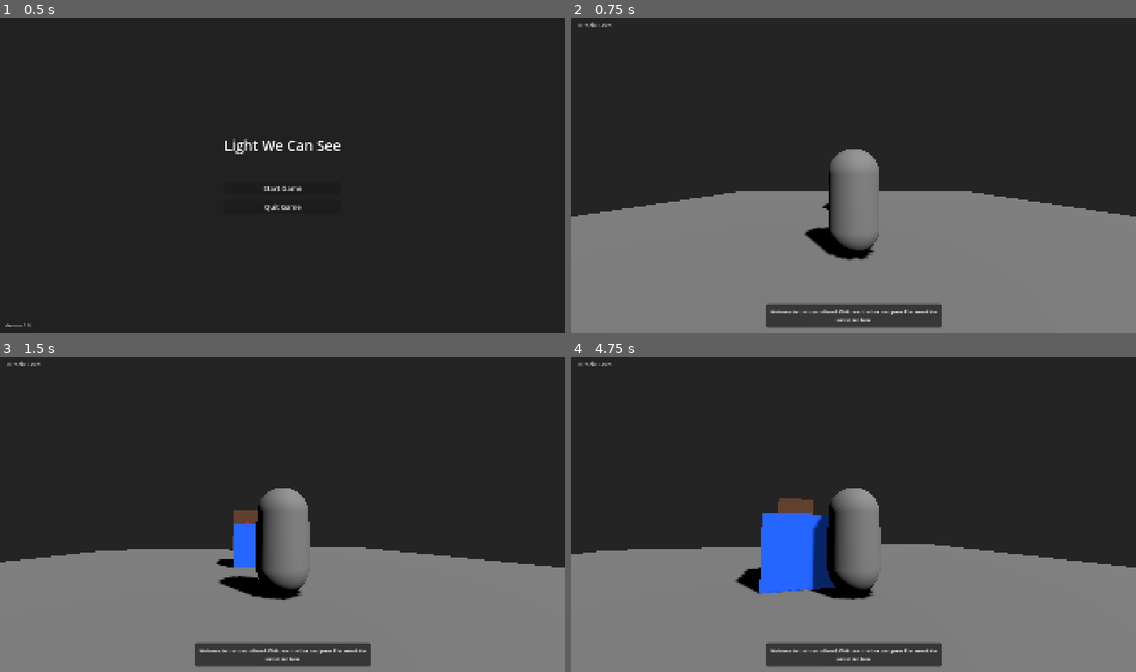
Above: before the commit, frames 1-4 (two rows, left to right).
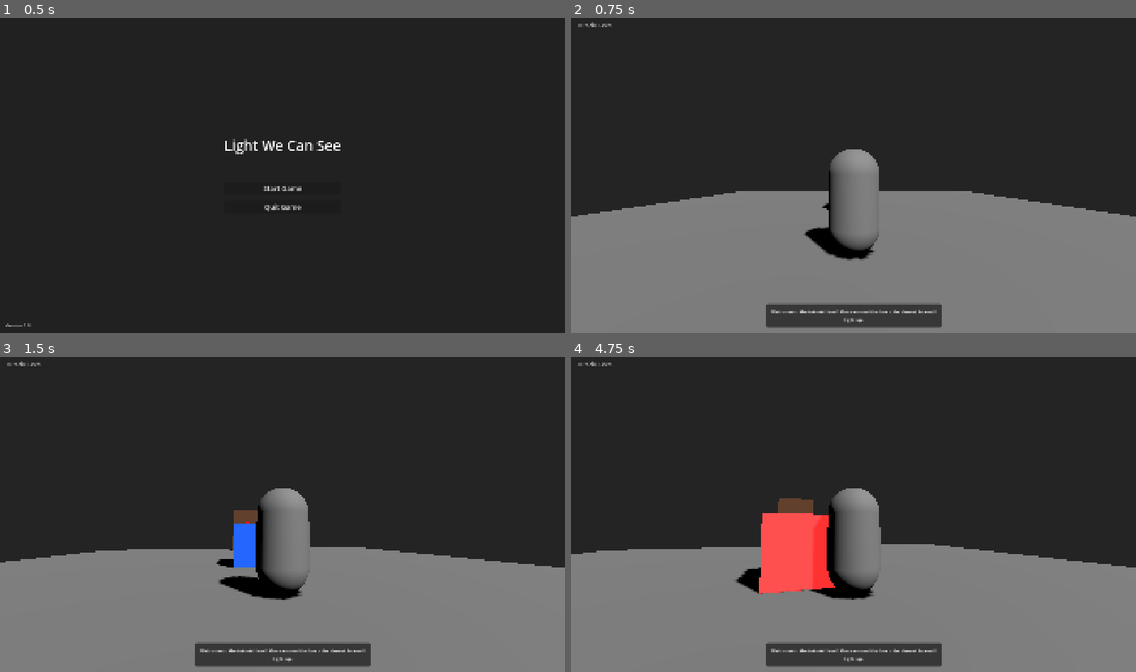
Above: after the commit, the same moments.

Repository: JacobSchantz/LightWeCanSee
Game: Godot game, scene res://scenes/main_menu.tscn
Two runs of this game, one before a commit and one after it. Both use one fixed random seed, a clock stepped at 60 frames per second and the inputs below.
Inputs (mouse positions are in pixels of both pictures, inside the frame that each line leads up to):
- Up to frame 1 (0.5 s): no input
- Up to frame 2 (0.75 s): click "Start Game" at 0.5 s
- Up to frame 3 (1.5 s): tap E (interact) at 1.25, 1.35 s; move the mouse to (310, 511) at 1.27 s; hold Up (ui_up) from 1.28 s (still down)
- Up to frame 4 (4.75 s): keep holding Up (ui_up); tap Enter (ui_accept) at 1.52, 2.27, 3.77, 4.52 s; tap E (interact) at 2, 2.1, 2.75, 2.85, 3.5, 3.6, 4.25, 4.35 s; move the mouse to (825, 514) at 2.02 s; move the mouse to (864, 508) at 2.77 s; move the mouse to (847, 517) at 3.52 s; move the mouse to (893, 517) at 4.27 s

Frame 1 is identical in both runs. In frame 2, 0.2% of the frame differs, in the area x 35-65%, y 92-97%; in frame 3, 0.2%; in frame 4, 3.1%, in the area x 33-65%, y 49-97%.

Commit message:
face detection working

Diff:
--- a/scripts/tutorial_level.gd
+++ b/scripts/tutorial_level.gd
@@ -13,28 +13,44 @@
 # Face offset
 const FACE_OFFSET = 0.76  # Offset for all faces
 
-# Simple toggle for red face
-var red_face_visible = false
+# Face interaction variables
+var current_face_visible = null
 var interaction_area = null
+var face_areas = []
+
+# Face data for raycast detection
+var faces = []
+
+# Proximity detection
+var proximity_areas = []
+var player = null
+var detection_radius = 2.0  # Detection radius for all faces
 
 func _ready():
 	super._ready()
+
+	# Add this level to the "level" group for face areas to find it
+	add_to_group("level")
 
 	# Set level properties
 	level_name = "Tutorial"
 	level_description = "Tutorial Level"
 
 	# Initialize UI
-	update_instruction("Welcome to the tutorial level! Walk near the box and press E to reveal the secret red face.")
+	update_instruction("Welcome to the tutorial level! Move around the box - the closest face will light up.")
 	update_progress("Tutorial Level")
 
-	# Make all side faces visible
-	green_face.visible = true
-	yellow_face.visible = true
-	purple_face.visible = true
+	# Initialize faces array with face nodes and their directions
+	faces = [
+		{"node": red_face, "direction": Vector3(0, 0, 1), "name": "Red Face", "world_pos": Vector3()},
+		{"node": green_face, "direction": Vector3(-1, 0, 0), "name": "Green Face", "world_pos": Vector3()},
+		{"node": yellow_face, "direction": Vector3(1, 0, 0), "name": "Yellow Face", "world_pos": Vector3()},
+		{"node": purple_face, "direction": Vector3(0, 0, -1), "name": "Purple Face", "world_pos": Vector3()}
+	]
 
-	# Initialize red face to be hidden
-	red_face.visible = false
+	# Make all faces hidden initially
+	for face_data in faces:
+		face_data.node.visible = false
 
 	# Set face positions
 	red_face.position = Vector3(0, 0, FACE_OFFSET)  # Front position
@@ -42,10 +58,51 @@
 	yellow_face.position = Vector3(FACE_OFFSET, 0, 0)  # Right position
 	purple_face.position = Vector3(0, 0, -FACE_OFFSET)  # Back position
 
-	# Create simple interaction area
-	create_interaction_area()
+	# Calculate world positions for each face
+	for i in range(faces.size()):
+		faces[i].world_pos = blue_box.global_position + faces[i].direction * FACE_OFFSET
 
-func create_interaction_area():
+	# Create interaction areas for each face
+	create_face_interaction_areas()
+
+	# Find player reference (deferred to ensure scene is ready)
+	call_deferred("find_player")
+
+func find_player():
+	# Wait a frame to ensure the player is fully initialized
+	await get_tree().process_frame
+
+	# Find the player in the scene
+	var players = get_tree().get_nodes_in_group("player")
+	if players.size() > 0:
+		player = players[0]
+
+func _process(_delta):
+	# First hide all faces
+	for face_data in faces:
+		face_data.node.visible = false
+
+	# Show the closest face if player is close enough
+	if player:
+		var closest_face_index = -1
+		var closest_distance = 999999.0
+
+		# Find the closest face
+		for i in range(faces.size()):
+			var distance = player.global_position.distance_to(faces[i].world_pos)
+
+			if distance < closest_distance:
+				closest_distance = distance
+				closest_face_index = i
+
+		# Make the closest face visible if within detection radius
+		if closest_face_index >= 0 and closest_distance < detection_radius:
+			faces[closest_face_index].node.visible = true
+
+			# Debug output
+			print("Closest face: " + faces[closest_face_index].name + " - Distance: " + str(closest_distance))
+
+func create_face_interaction_areas():
 	# Create a large Area3D around the box
 	interaction_area = Area3D.new()
 	interaction_area.name = "BoxInteractionArea"
@@ -66,15 +123,53 @@
 	# Add interact method to the area
 	interaction_area.set_script(preload("res://scripts/box_interaction.gd"))
 
-# Method to toggle the red face when player presses E
-func toggle_red_face():
-	red_face_visible = !red_face_visible
-	red_face.visible = red_face_visible
+	# Create individual face areas for more precise interaction
+	for i in range(faces.size()):
+		var face_data = faces[i]
+		var face_area = Area3D.new()
+		face_area.name = "FaceArea" + str(i)
+		add_child(face_area)
 
-	if red_face_visible:
-		update_instruction("You found the secret red face! Press E again to hide it.")
-	else:
-		update_instruction("Walk near the box and press E to reveal the secret red face.")
+		# Create collision shape for the face area
+		var face_shape = CollisionShape3D.new()
+		var face_box_shape = BoxShape3D.new()
+		face_box_shape.size = Vector3(0.8, 0.8, 0.2)  # Thin box for the face
+		face_shape.shape = face_box_shape
+		face_area.add_child(face_shape)
+
+		# Position the face area
+		var face_position = blue_box.global_position + face_data.direction * 0.8
+		face_area.global_position = face_position
+
+		# Rotate the face area to match the face orientation
+		if face_data.direction.x != 0:
+			face_area.rotation_degrees.y = 90 if face_data.direction.x > 0 else -90
+		elif face_data.direction.z < 0:
+			face_area.rotation_degrees.y = 180
+
+		# Add to face areas array
+		face_areas.append(face_area)
+
+		# Store face index as metadata
+		face_area.set_meta("face_index", i)
+
+		# Add script to the face area
+		face_area.set_script(preload("res://scripts/face_area.gd"))
+
+# Method to toggle the visibility of the face the player is looking at
+func toggle_face_visibility(face_index):
+	if face_index >= 0 and face_index < faces.size():
+		var face_data = faces[face_index]
+		face_data.node.visible = !face_data.node.visible
+
+		if face_data.node.visible:
+			update_instruction("You toggled the " + face_data.name + " to visible! Look at any face and press E to toggle it.")
+		else:
+			update_instruction("You toggled the " + face_data.name + " to hidden! Look at any face and press E to toggle it.")
+
+# Method called by face_area.gd script
+func activate_face(face_index):
+	toggle_face_visibility(face_index)
 
 func update_instruction(text):
 	if instruction_label:
